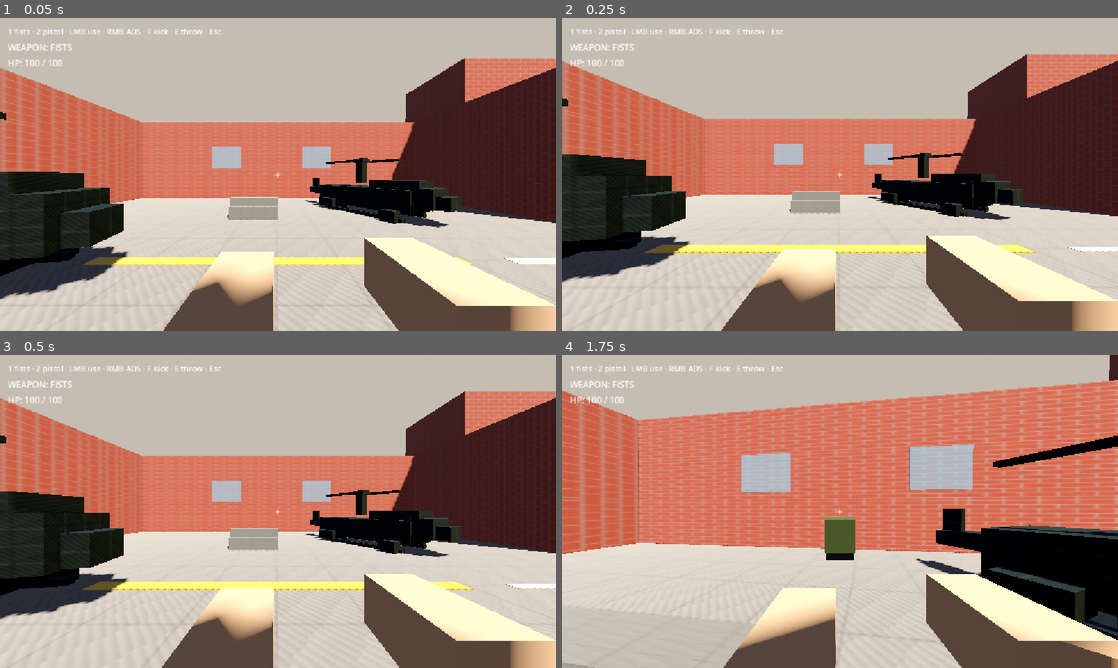
Above: before the commit, frames 1-4 (two rows, left to right).
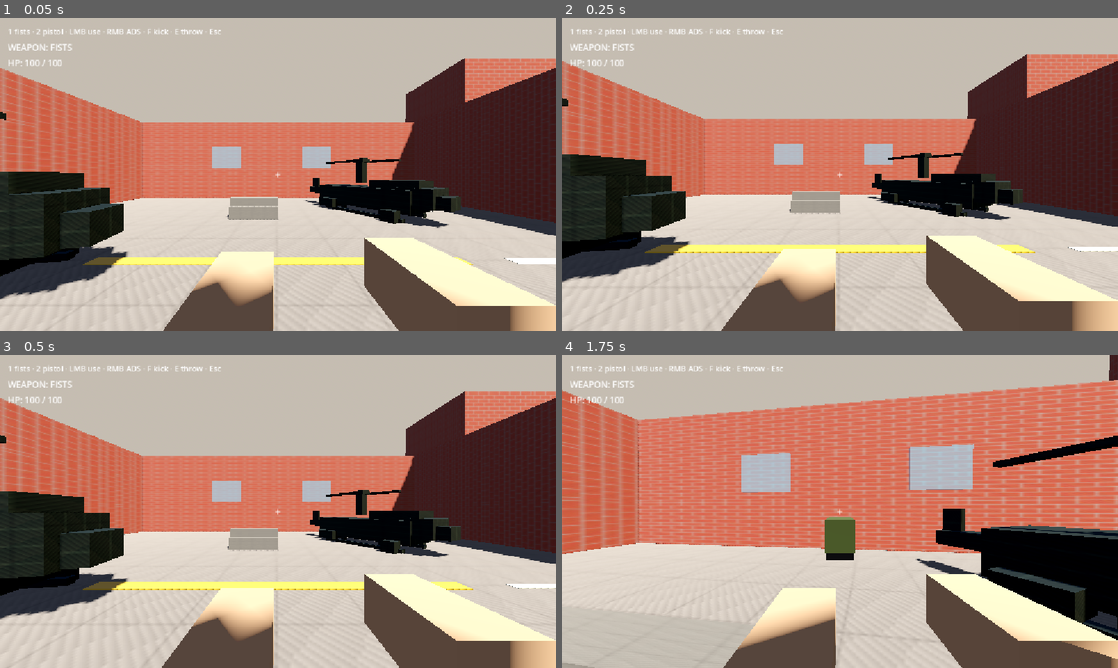
Above: after the commit, the same moments.

Repository: CaptainTiki/Zero
Game: Godot game, scene res://scenes/levels/m01_beats_1_5.tscn
Two runs of this game, one before a commit and one after it. Both use one fixed random seed, a clock stepped at 60 frames per second and the inputs below.
Inputs (mouse positions are in pixels of both pictures, inside the frame that each line leads up to):
- Up to frame 1 (0.05 s): no input
- Up to frame 2 (0.25 s): no input
- Up to frame 3 (0.5 s): no input
- Up to frame 4 (1.75 s): move the mouse to (867, 511) at 0.52 s; hold W (move_forward) from 0.53 s (still down); tap F (kick) at 0.6, 1.55 s; click (867, 511) at 0.67 s; tap Space (jump) at 0.77, 1.52 s; move the mouse to (812, 511) at 1.27 s; right-click (812, 511) at 1.35 s

The runs differ from the first frame. In frame 1, 0.5% of the frame differs, in the area x 80-100%, y 61-70%; in frame 2, 0.4%; in frame 3, 0.4%; in frame 4, nothing differs.

Commit message:
Sliding Boxes

Diff:
--- a/scenes/levels/m01_beats_1_5.tscn
+++ b/scenes/levels/m01_beats_1_5.tscn
@@ -14,6 +14,8 @@
 [ext_resource type="PackedScene" path="res://scenes/modules/checkpoint_dress.tscn" id="12_check"]
 [ext_resource type="PackedScene" path="res://scenes/modules/boulevard_dress.tscn" id="13_blvd"]
 [ext_resource type="PackedScene" path="res://scenes/modules/crash_dress.tscn" id="14_crash"]
+[ext_resource type="PackedScene" path="res://scenes/props/kick_door.tscn" id="15_door"]
+[ext_resource type="PackedScene" path="res://scenes/props/kick_box.tscn" id="16_box"]
 [ext_resource type="Texture2D" uid="uid://bgj3ckjogk2k6" path="res://textures/asphalt.png" id="tex_asphalt"]
 [ext_resource type="Texture2D" uid="uid://dslupe342kjih" path="res://textures/brick.png" id="tex_brick"]
 [ext_resource type="Texture2D" uid="uid://bitgesc4ejyek" path="res://textures/concrete.png" id="tex_concrete"]
@@ -572,3 +574,10 @@
 transform = Transform3D(0.9, 0, -0.4, 0, 1, 0, 0.4, 0, 0.9, -3, 0, 6)
 
 [node name="CrashDress" parent="." unique_id=327587367 instance=ExtResource("14_crash")]
+
+[node name="CrashExitDoor" parent="." instance=ExtResource("15_door")]
+position = Vector3(11, 0.025, 0)
+rotation = Vector3(0, -1.5707963, 0)
+
+[node name="ServiceRoadKickBox" parent="." instance=ExtResource("16_box")]
+position = Vector3(15, 0.1, 0)
--- /dev/null
+++ b/scenes/props/kick_box.tscn
@@ -0,0 +1,46 @@
+[gd_scene load_steps=7 format=3]
+
+[ext_resource type="Script" path="res://scripts/props/kick_box.gd" id="1"]
+
+[sub_resource type="BoxShape3D" id="shape"]
+size = Vector3(1.3, 1.5, 1.3)
+
+[sub_resource type="BoxMesh" id="box"]
+size = Vector3(1.3, 1.5, 1.3)
+
+[sub_resource type="StandardMaterial3D" id="metal"]
+albedo_color = Color(0.28, 0.36, 0.42, 1)
+metallic = 0.7
+roughness = 0.4
+
+[sub_resource type="BoxMesh" id="band"]
+size = Vector3(1.32, 0.16, 1.32)
+
+[sub_resource type="StandardMaterial3D" id="yellow"]
+albedo_color = Color(0.95, 0.65, 0.12, 1)
+metallic = 0.4
+roughness = 0.5
+
+[node name="KickBox" type="CharacterBody3D"]
+collision_layer = 1
+collision_mask = 3
+script = ExtResource("1")
+
+[node name="CollisionShape3D" type="CollisionShape3D" parent="."]
+position = Vector3(0, 0.75, 0)
+shape = SubResource("shape")
+
+[node name="Body" type="MeshInstance3D" parent="."]
+position = Vector3(0, 0.75, 0)
+mesh = SubResource("box")
+material_override = SubResource("metal")
+
+[node name="UpperBand" type="MeshInstance3D" parent="."]
+position = Vector3(0, 1.25, 0)
+mesh = SubResource("band")
+material_override = SubResource("yellow")
+
+[node name="LowerBand" type="MeshInstance3D" parent="."]
+position = Vector3(0, 0.25, 0)
+mesh = SubResource("band")
+material_override = SubResource("yellow")
--- /dev/null
+++ b/scenes/props/kick_door.tscn
@@ -0,0 +1,6 @@
+[gd_scene load_steps=2 format=3]
+
+[ext_resource type="Script" path="res://scripts/props/kick_door.gd" id="1"]
+
+[node name="KickDoor" type="StaticBody3D"]
+script = ExtResource("1")
--- /dev/null
+++ b/scripts/props/kick_box.gd
@@ -0,0 +1,46 @@
+extends CharacterBody3D
+## Upright sliding prop. Only a deliberate kick arms its enemy impact.
+
+@export var slide_speed := 13.0
+@export var slide_deceleration := 7.0
+@export var impact_damage := 25.0
+@export var impact_push := 9.0
+@export var minimum_hit_speed := 3.0
+
+var _slide := Vector3.ZERO
+var _armed := false
+
+func apply_kick(_damage: float, from: Vector3, _force: float) -> void:
+	var direction := global_position - from
+	direction.y = 0.0
+	if direction.length_squared() < 0.001:
+		return
+	_slide = direction.normalized() * slide_speed
+	_armed = true
+
+func _physics_process(delta: float) -> void:
+	var speed := _slide.length()
+	if speed < minimum_hit_speed:
+		_armed = false
+	velocity.x = _slide.x
+	velocity.z = _slide.z
+	if is_on_floor():
+		velocity.y = 0.0
+	else:
+		velocity.y -= float(ProjectSettings.get_setting("physics/3d/default_gravity")) * delta
+	move_and_slide()
+	for index in get_slide_collision_count():
+		var collision := get_slide_collision(index)
+		var body := collision.get_collider()
+		if body is Node and body.is_in_group("enemies") and _armed:
+			_armed = false
+			if body.has_method("apply_kick"):
+				body.apply_kick(impact_damage, global_position, impact_push)
+			elif body.has_method("take_damage"):
+				body.take_damage(impact_damage)
+			_slide *= 0.2
+		elif absf(collision.get_normal().y) < 0.5:
+			# Walls and the player stop the box; resting floor contact does not.
+			_slide = Vector3.ZERO
+			_armed = false
+	_slide = _slide.move_toward(Vector3.ZERO, slide_deceleration * delta)
--- /dev/null
+++ b/scripts/props/kick_door.gd
@@ -0,0 +1,71 @@
+extends StaticBody3D
+## A latched door that swings away from the kicker and stays open.
+
+signal kicked_open
+
+var is_open := false
+var _hinge: Node3D
+var _panel_collision: CollisionShape3D
+
+func _ready() -> void:
+	var paint := StandardMaterial3D.new()
+	paint.albedo_color = Color(0.28, 0.37, 0.32)
+	paint.roughness = 0.75
+	var metal := StandardMaterial3D.new()
+	metal.albedo_color = Color(0.13, 0.15, 0.16)
+	metal.metallic = 0.5
+	var concrete := StandardMaterial3D.new()
+	concrete.albedo_color = Color(0.47, 0.45, 0.40)
+	# Fill the existing six-metre opening with a connected wall and door frame.
+	_frame_piece(Vector3(2, 6, 0.6), Vector3(-2, 3, 0), concrete)
+	_frame_piece(Vector3(2, 6, 0.6), Vector3(2, 3, 0), concrete)
+	_frame_piece(Vector3(2, 3.2, 0.6), Vector3(0, 4.4, 0), concrete)
+	_hinge = Node3D.new()
+	_hinge.position = Vector3(-1, 0, 0)
+	add_child(_hinge)
+	_mesh(_hinge, Vector3(1.96, 2.76, 0.14), Vector3(1, 1.4, 0), paint)
+	_mesh(_hinge, Vector3(1.8, 0.35, 0.17), Vector3(1, 0.35, 0), metal)
+	_mesh(_hinge, Vector3(0.12, 0.28, 0.23), Vector3(1.78, 1.25, 0), metal)
+	_panel_collision = CollisionShape3D.new()
+	var shape := BoxShape3D.new()
+	shape.size = Vector3(2, 2.8, 0.18)
+	_panel_collision.shape = shape
+	_panel_collision.position = Vector3(0, 1.4, 0)
+	add_child(_panel_collision)
+	var label := Label3D.new()
+	label.text = "MAINTENANCE\n[F] KICK"
+	label.font_size = 56
+	label.pixel_size = 0.003
+	label.position = Vector3(1, 1.95, 0.09)
+	_hinge.add_child(label)
+
+func _mesh(parent: Node3D, size: Vector3, offset: Vector3, material: Material) -> void:
+	var visual := MeshInstance3D.new()
+	var box := BoxMesh.new()
+	box.size = size
+	visual.mesh = box
+	visual.material_override = material
+	visual.position = offset
+	parent.add_child(visual)
+
+func _frame_piece(size: Vector3, offset: Vector3, material: Material) -> void:
+	var wall := StaticBody3D.new()
+	wall.position = offset
+	add_child(wall)
+	_mesh(wall, size, Vector3.ZERO, material)
+	var collision := CollisionShape3D.new()
+	var box := BoxShape3D.new()
+	box.size = size
+	collision.shape = box
+	wall.add_child(collision)
+
+func apply_kick(_damage: float, from: Vector3, _force: float) -> void:
+	if is_open:
+		return
+	is_open = true
+	_panel_collision.set_deferred("disabled", true)
+	var swing := 1.0 if to_local(from).z >= 0.0 else -1.0
+	var tween := create_tween().set_process_mode(Tween.TWEEN_PROCESS_PHYSICS)
+	tween.tween_property(_hinge, "rotation:y", swing * deg_to_rad(105.0), 0.18).set_trans(Tween.TRANS_CUBIC).set_ease(Tween.EASE_OUT)
+	tween.tween_property(_hinge, "rotation:y", swing * deg_to_rad(96.0), 0.12).set_trans(Tween.TRANS_SINE)
+	kicked_open.emit()
Not shown, added: scripts/props/kick_box.gd.uid
Not shown, added: scripts/props/kick_door.gd.uid
Not shown, added: working.md
